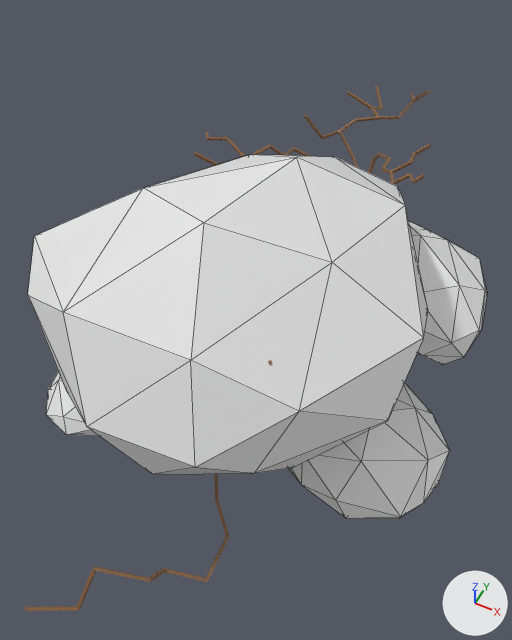
The Blender file 3d blender/forrest trees.blend, before and after one commit.
The view is the same before and after, from a 50 mm camera at (35.6, -55.4, 109.0) aimed at (-1.3, 18.5, 16.7). Every picture has the same lights, and +X, +Y and +Z are marked at lower right. Mesh edges are drawn as thin lines on the coarser meshes.

The older version as bpy lines, for what is in view:
```python
me_cube_002 = bpy.data.meshes.new('Cube.002')
me_cube_002.from_pydata(...)  # 113 vertices, 0 faces, 112 loose edges; spans x -27.8..33.5, y -35.6..31.5, z -4.2..52.9
me_cube_002.materials.append(mat_material_001)  # brown #88603c
me_icosphere = bpy.data.meshes.new('Icosphere')
me_icosphere.from_pydata(...)  # 42 vertices, 80 faces; spans x -2.16..1.88, y -1.82..1.92, z -1.24..0.84
me_icosphere_004 = bpy.data.meshes.new('Icosphere.004')
me_icosphere_004.from_pydata(...)  # 42 vertices, 80 faces; spans x -1.32..2.35, y -1.56..1.93, z -1.54..0.84
ob_cube_001 = bpy.data.objects.new('Cube.001', me_cube_002)
ob_cube_001.location = (0.0, 0.0, 0.0)
_m = ob_cube_001.modifiers.new('Skin', 'SKIN')
ob_icosphere = bpy.data.objects.new('Icosphere', me_icosphere)
ob_icosphere.location = (4.8, 0.0, 47.7)
ob_icosphere.scale = (13.1, 13.1, 13.1)
ob_icosphere_004 = bpy.data.objects.new('Icosphere.004', me_icosphere_004)
ob_icosphere_004.location = (-9.2, -12.2, 29.3)
ob_icosphere_004.rotation_euler = (-0.00195, 0.192, 1.913)  # degrees (-0.1, 11, 110)
ob_icosphere_004.scale = (4.69, 4.69, 4.69)
# also in view: 'Icosphere.001' at (23.9, -0.9, 26.9); 'Icosphere.003' at (22.7, 21.8, 35.9); 'Cube' at (-6.9, 65.1, 13.8)
```
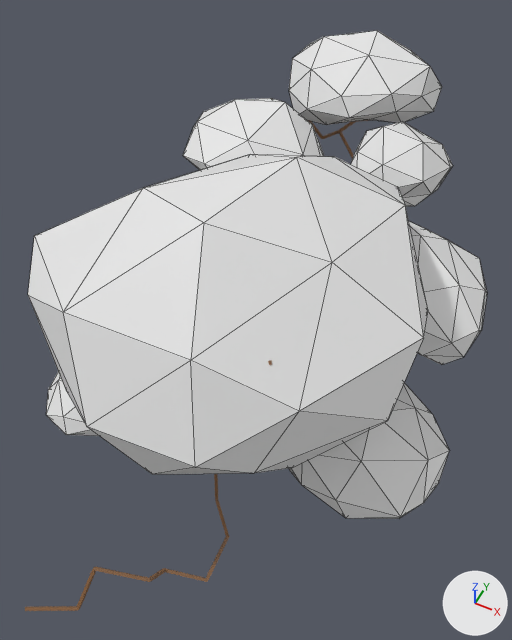
Changed parts and their boxes (x1, y1, x2, y2) in the pictures (512 x 640 px):
'Icosphere.005', added
    after: (289, 31, 442, 125)
'Icosphere.007', added
    after: (183, 98, 324, 170)
'Icosphere.006', added
    after: (351, 121, 453, 207)
'Cube', unchanged, covered by the edit
    before: (194, 86, 431, 185)
    after: (307, 120, 369, 159)

Edits to the bpy script that builds the scene:
```text
Add me_icosphere_007:
    me_icosphere_007.from_pydata(...)  # 42 vertices, 80 faces; spans x -1.73..2.32, y -2.17..2.31, z -1.42..1.16
Add me_icosphere_005:
    me_icosphere_005.from_pydata(...)  # 42 vertices, 80 faces; spans x -2.33..1.91, y -1.75..1.98, z -1.18..0.94
Add ob_icosphere_007:
    ob_icosphere_007 = bpy.data.objects.new('Icosphere.007', me_icosphere_007)
    ob_icosphere_007.location = (-14.4, 52.5, 29.4)
    ob_icosphere_007.rotation_euler = (-0.289, -0.15, -1.98)  # degrees (-17, -8.6, -113)
    ob_icosphere_007.scale = (7.34, 7.34, 7.34)
Add ob_icosphere_006:
    ob_icosphere_006 = bpy.data.objects.new('Icosphere.006', me_icosphere_004.copy())  # the mesh of ob_icosphere_004
    ob_icosphere_006.location = (8.8, 58.0, 31.8)
    ob_icosphere_006.rotation_euler = (-0.0507, -0.0178, -1.207)  # degrees (-2.9, -1, -69)
    ob_icosphere_006.scale = (5.61, 5.61, 5.61)
Add ob_icosphere_005:
    ob_icosphere_005 = bpy.data.objects.new('Icosphere.005', me_icosphere_005)
    ob_icosphere_005.location = (-8.5, 85.6, 29.4)
    ob_icosphere_005.rotation_euler = (-0.127, 0.251, 2.089)  # degrees (-7.3, 14, 120)
    ob_icosphere_005.scale = (8.56, 8.56, 8.56)
```
